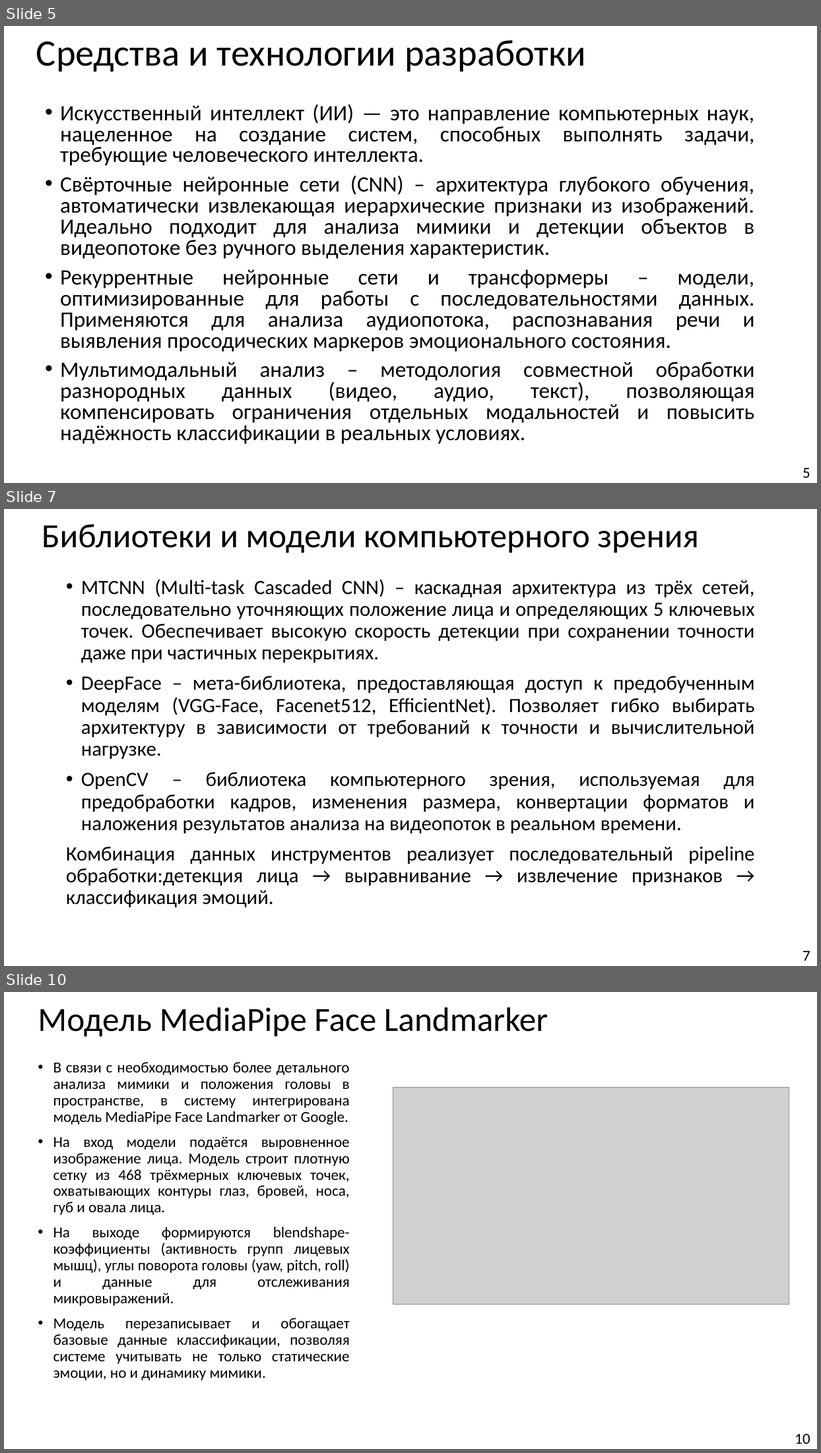
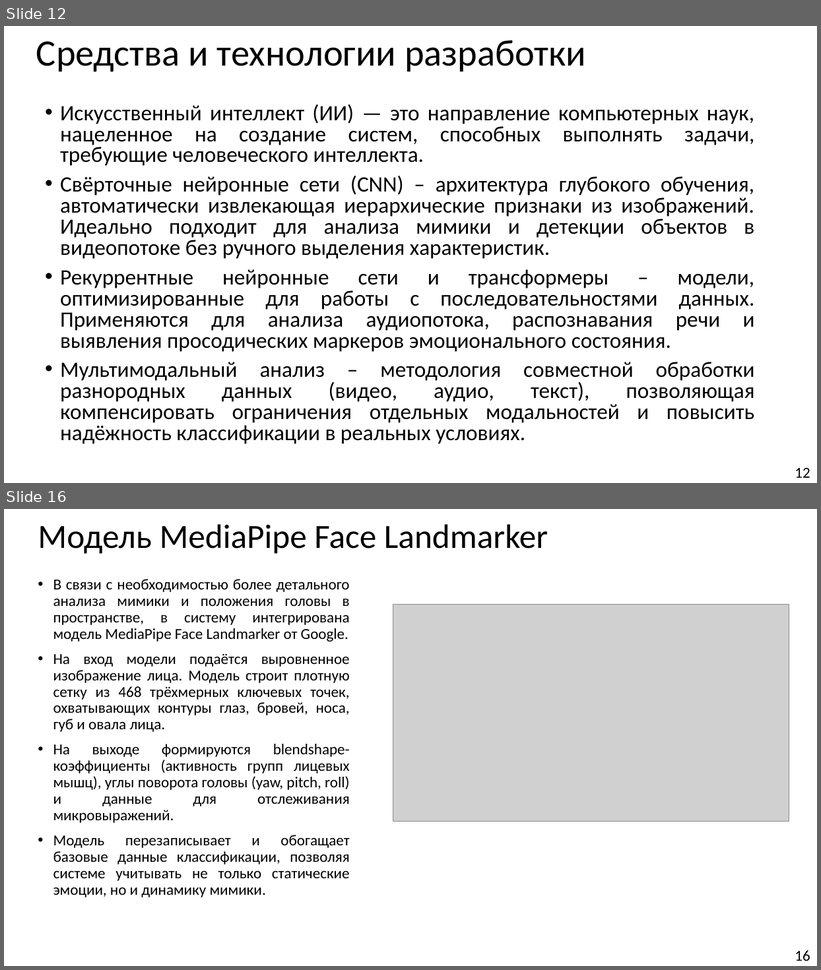
Before and after one commit to Hetsunya/diplom-docs, a slide deck: вкр/презентация по_преддипломной_практике_Демьянцев_Виталий_Владиславович_606_22 (1).pptx. Shown one above the other, each under a label of ours: slides 5, 7 and 10 before the commit, slides 12 and 16 after it; the slides between them are not shown. The pictures are 821x1453 and 821x970 pixels, drawn with LibreOffice and Linux fonts; fonts in the diff are those of the drawing; grey boxes stand for pictures. Boxes give left, top, right and bottom in pixels: in the first picture for what was removed or moved away, otherwise in the second. Text is boxed around its words. In the diff, an @@ line names an element or a change of style, - is before the commit and + after.

```diff
--- a/вкр/презентация по_преддипломной_практике_Демьянцев_Виталий_Владиславович_606_22 (1).pptx
+++ b/вкр/презентация по_преддипломной_практике_Демьянцев_Виталий_Владиславович_606_22 (1).pptx
@@ slide 7 removed at (4,509,817,966), background #FFFFFF @@
@@ title removed at (42,524,699,553) @@
-Библиотеки и модели компьютерного зрения
@@ text removed at (66,579,755,908) @@
-• MTCNN (Multi-task Cascaded CNN) – каскадная архитектура из трёх сетей, последовательно уточняющих положение лица и определяющих 5 ключевых точек. Обеспечивает высокую скорость детекции при сохранении точности даже при частичных перекрытиях.
-• DeepFace – мета-библиотека, предоставляющая доступ к предобученным моделям (VGG-Face, Facenet512, EfficientNet). Позволяет гибко выбирать архитектуру в зависимости от требований к точности и вычислительной нагрузке.
-• OpenCV – библиотека компьютерного зрения, используемая для предобработки кадров, изменения размера, конвертации форматов и наложения результатов анализа на видеопоток в реальном времени.
-Комбинация данных инструментов реализует последовательный pipeline обработки:детекция лица → выравнивание → извлечение признаков → классификация эмоций.
@@ page number removed at (803,951,811,961) @@
-7
@@ what was slide 5 is now slide 12 @@
@@ page number at (795,468,810,478): text changed @@
-5
+12
@@ what was slide 10 is now slide 16 @@
@@ page number at (795,951,810,961): text changed @@
-10
+16
```
Also in this commit, not shown: 8 slides changed, 8 slides added, 5 other slides removed, 4 other files.
